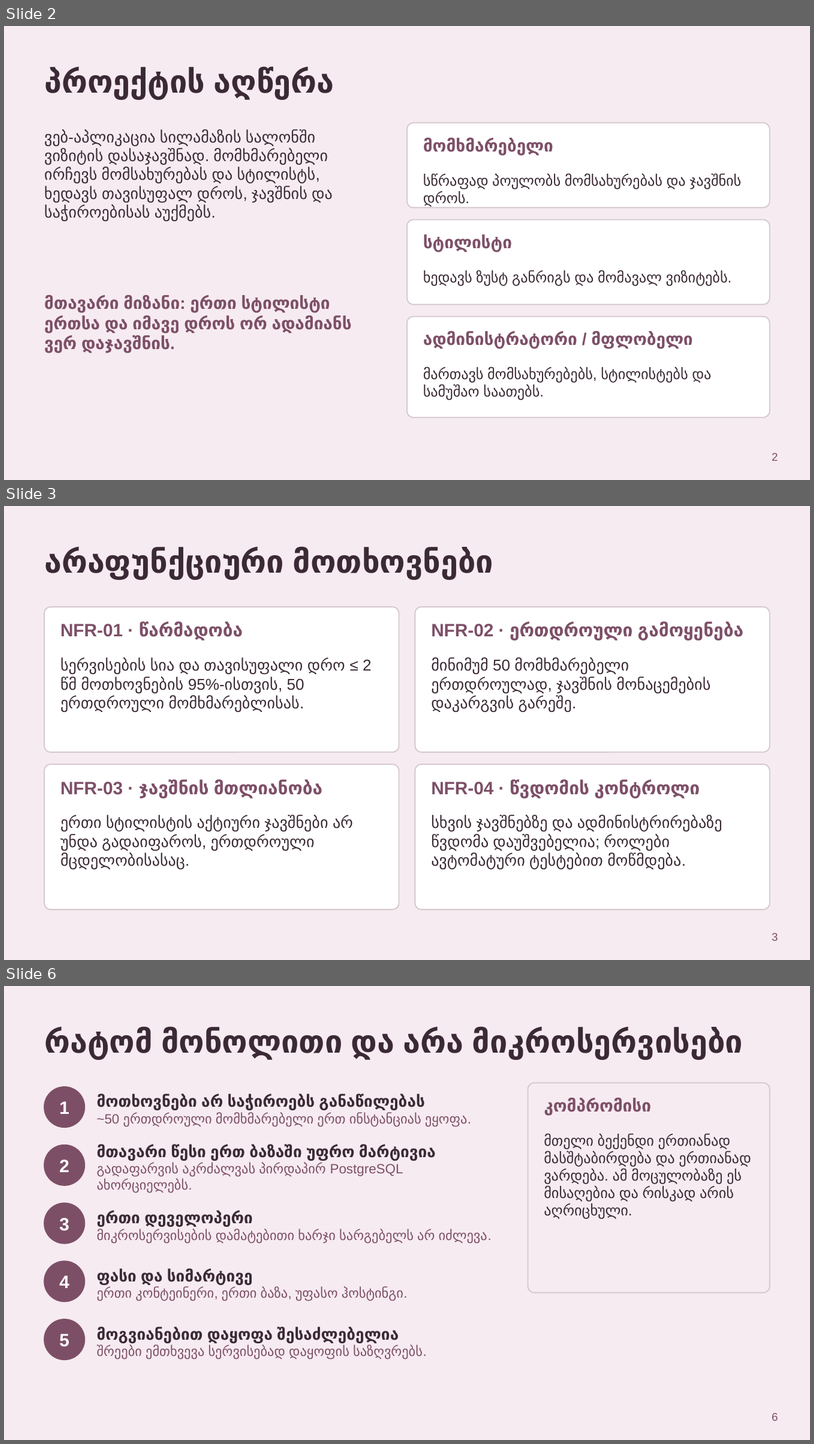
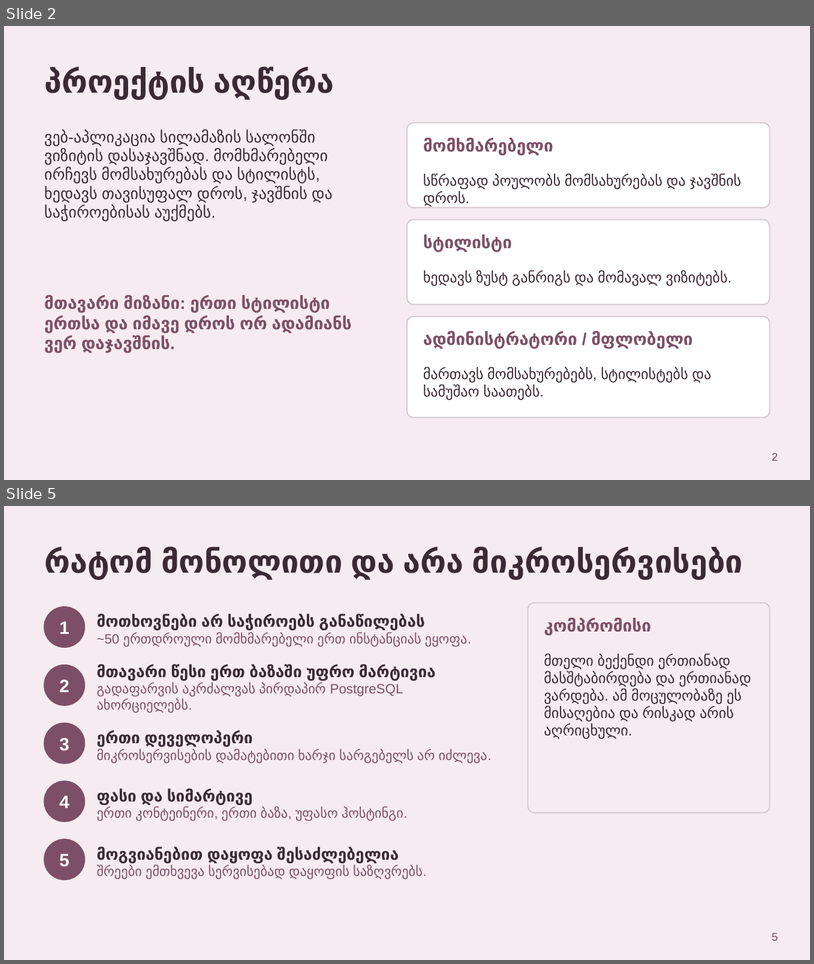
Before and after one commit to TamarGagnide/SalonBooking, a slide deck: docs/SalonBooking_presentation_ka.pptx. Shown one above the other, each under a label of ours: slides 2, 3 and 6 before the commit, slides 2 and 5 after it; the slides between them are not shown. The pictures are 814x1444 and 814x964 pixels, drawn with LibreOffice and Linux fonts; fonts in the diff are those of the drawing. Boxes give left, top, right and bottom in pixels: in the first picture for what was removed or moved away, otherwise in the second. Text is boxed around its words. In the diff, an @@ line names an element or a change of style, - is before the commit and + after.

```diff
--- a/docs/SalonBooking_presentation_ka.pptx
+++ b/docs/SalonBooking_presentation_ka.pptx
@@ slide 3 removed at bbox=[4, 506, 810, 960], background #F6EBF0 @@
@@ title removed at bbox=[44, 547, 494, 579] @@
-არაფუნქციური მოთხოვნები
@@ rounded rectangle removed at bbox=[44, 607, 399, 752] @@
@@ rounded rectangle removed at bbox=[415, 607, 770, 752] @@
@@ text removed at bbox=[60, 622, 243, 640] @@
-NFR-01 · წარმადობა
@@ text removed at bbox=[431, 622, 744, 640] @@
-NFR-02 · ერთდროული გამოყენება
@@ text removed at bbox=[60, 658, 372, 711] @@
-სერვისების სია და თავისუფალი დრო ≤ 2 წმ მოთხოვნების 95%-ისთვის, 50 ერთდროული მომხმარებლისას.
@@ text removed at bbox=[431, 658, 711, 711] @@
-მინიმუმ 50 მომხმარებელი ერთდროულად, ჯავშნის მონაცემების დაკარგვის გარეშე.
@@ rounded rectangle removed at bbox=[44, 764, 399, 909] @@
@@ rounded rectangle removed at bbox=[415, 764, 770, 909] @@
@@ text removed at bbox=[60, 779, 323, 798] @@
-NFR-03 · ჯავშნის მთლიანობა
@@ text removed at bbox=[431, 779, 700, 798] @@
-NFR-04 · წვდომის კონტროლი
@@ text removed at bbox=[60, 816, 353, 868] @@
-ერთი სტილისტის აქტიური ჯავშნები არ უნდა გადაიფაროს, ერთდროული მცდელობისასაც.
@@ text removed at bbox=[431, 816, 723, 868] @@
-სხვის ჯავშნებზე და ადმინისტრირებაზე წვდომა დაუშვებელია; როლები ავტომატური ტესტებით მოწმდება.
@@ page number removed at bbox=[772, 933, 778, 940] @@
-3
@@ what was slide 6 is now slide 5 @@
@@ page number at bbox=[772, 933, 778, 940]: text changed @@
-6
+5
```
Also in this commit, not shown: 7 slides changed, 1 slide added, 2 other slides removed.
